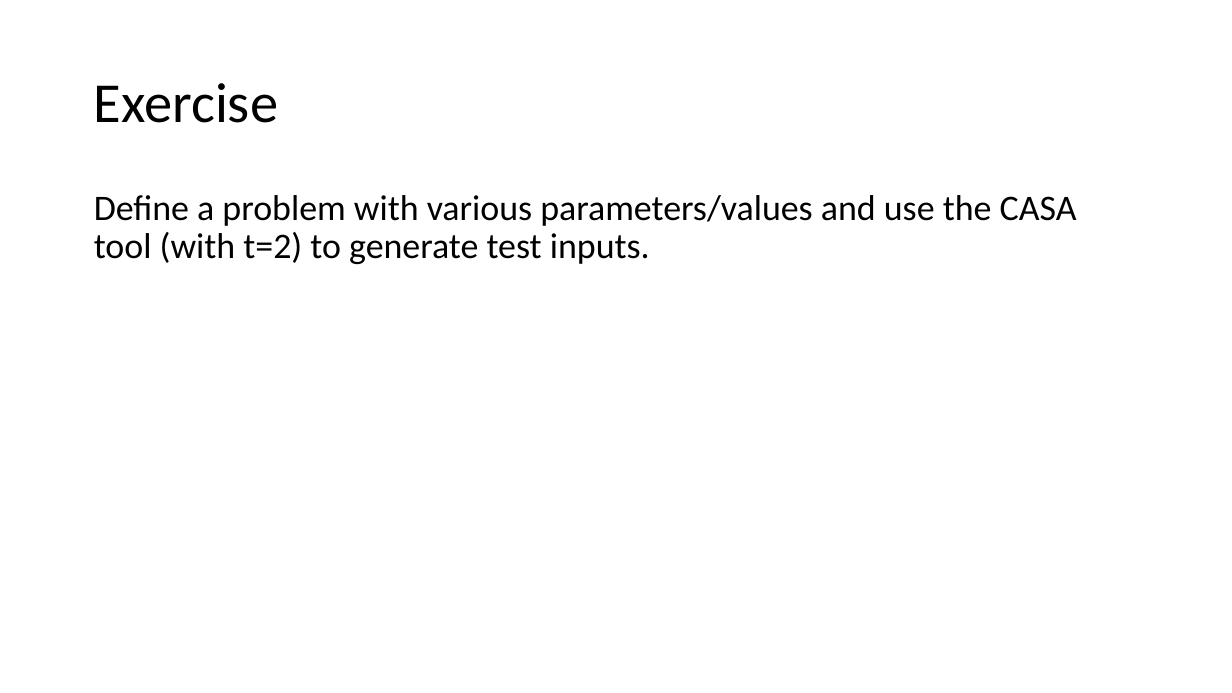
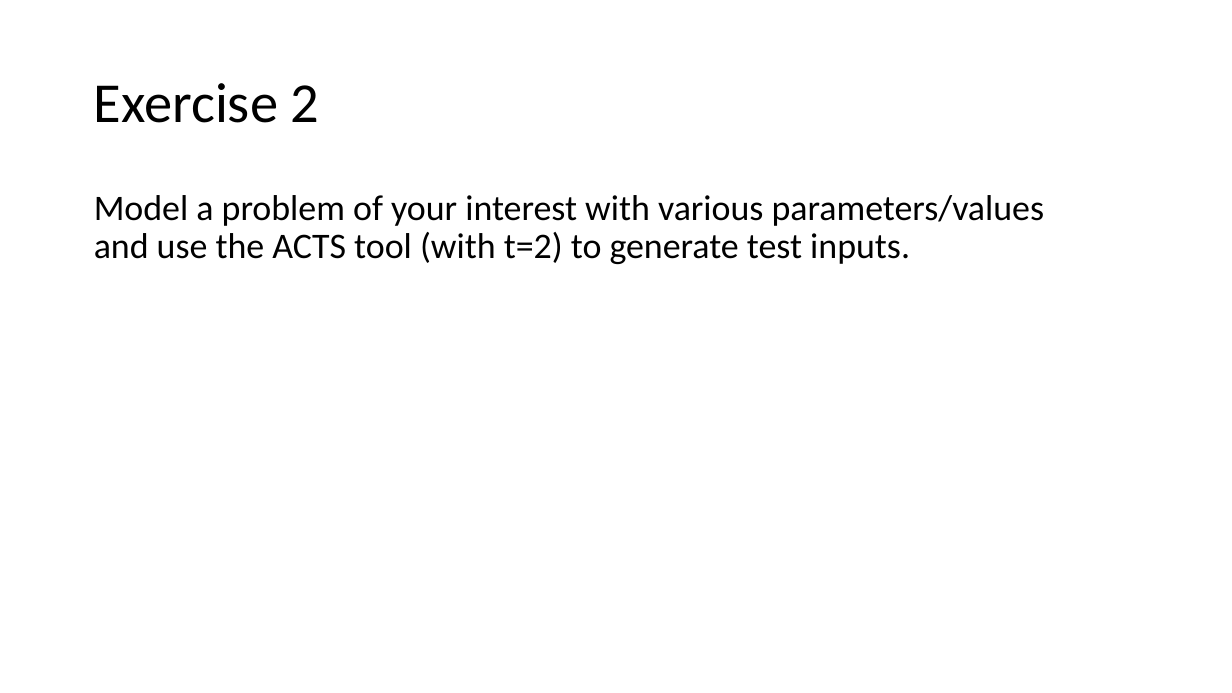
Before and after one commit to damorim/testing-cin-minicourse, a slide deck: slide 83 of testing-minicourse.pptx (slide 81 before the commit). Drawn at 1232x693 pixels with LibreOffice and Linux fonts; fonts in the diff are those of the drawing. Boxes give left, top, right and bottom in pixels: in the first picture for what was removed or moved away, otherwise in the second. Text is boxed around its words. In the diff, an @@ line names an element or a change of style, - is before the commit and + after.

```diff
--- a/testing-minicourse.pptx
+++ b/testing-minicourse.pptx
@@ text at box(94, 83, 320, 123): text changed @@
-Exercise
+Exercise 2
@@ text at box(94, 195, 1045, 264): text changed @@
-Define a problem with various parameters/values and use the CASA tool (with t=2) to generate test inputs.
+Model a problem of your interest with various parameters/values and use the ACTS tool (with t=2) to generate test inputs.
```
Also in this commit, not shown: 4 other slides changed, 3 slides added, 1 slide removed, 1 other file.
